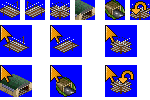
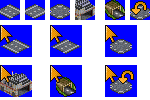
Before/after of a 150×100 layered artwork. What changed in the layer stack:
hid "RAIL", moved it above "ELRL" over [0, 0, 150, 97]
hid "ELRL" over [0, 0, 150, 97]
added layer "HWAY" above "Background" over [0, 0, 150, 97]
renamed "BACKGROUND" to "Background", painted on it over [0, 0, 150, 97]
